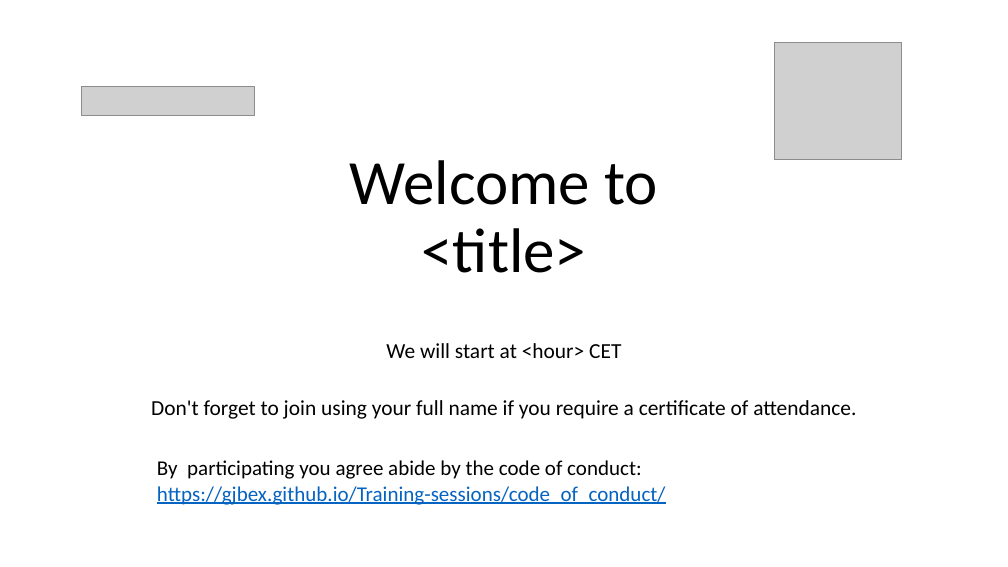
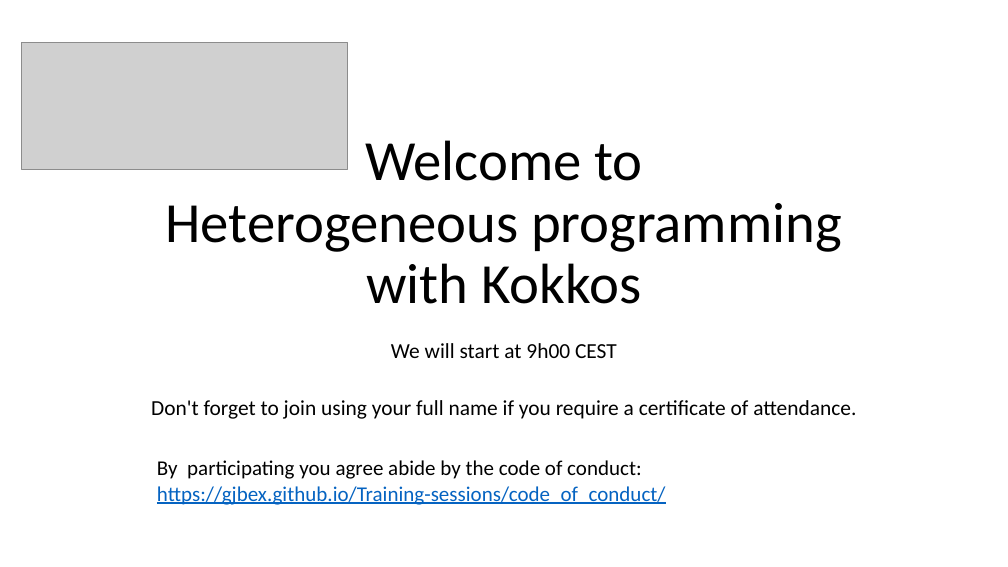
Before and after one commit to gjbex/Training-sessions, a slide deck: slide 1 of misc/welcome_to.pptx. Drawn at 1008x567 pixels with LibreOffice and Linux fonts; fonts in the diff are those of the drawing; grey boxes stand for pictures. Boxes give left, top, right and bottom in pixels: in the first picture for what was removed or moved away, otherwise in the second. Text is boxed around its words. In the diff, an @@ line names an element or a change of style, - is before the commit and + after.

Commit message:
Fix logos

```diff
--- a/misc/welcome_to.pptx
+++ b/misc/welcome_to.pptx
@@ picture added at box(21, 42, 348, 169) @@
@@ picture removed at box(774, 42, 901, 160) @@
@@ picture removed at box(82, 86, 254, 116) @@
@@ title at box(166, 140, 842, 304): text changed; size 60 to 54 pt @@
-Welcome to
-<title>
+Welcome to
+Heterogeneous programming with Kokkos
@@ subtitle at box(391, 343, 617, 358): text changed @@
-We will start at <hour> CET
+We will start at 9h00 CEST
```
